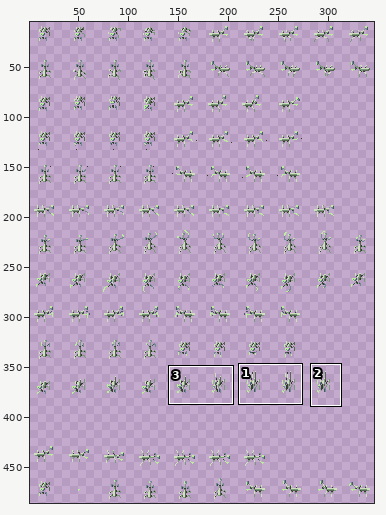
Sprite sheet: Bugfixes and QOL/img/people/mantis_layer1.png. Above: a wide view before the commit, with the close-up outlined.
Close-up. Earlier state:
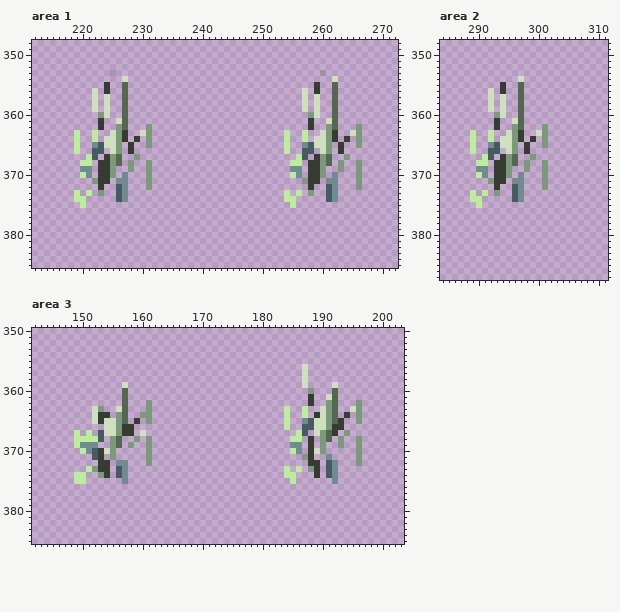
The file is 350x490 pixels. Pixels under 10% opacity are left out. Shown: area 1: x 212..272, y 348..385; area 2: x 284..311, y 348..387; area 3: x 142..203, y 350..385. The old version is drawn lined up with the new one. The wide view leaves out empty margins. The commit also changed other parts of the picture, which this record leaves out.
Now the later version:
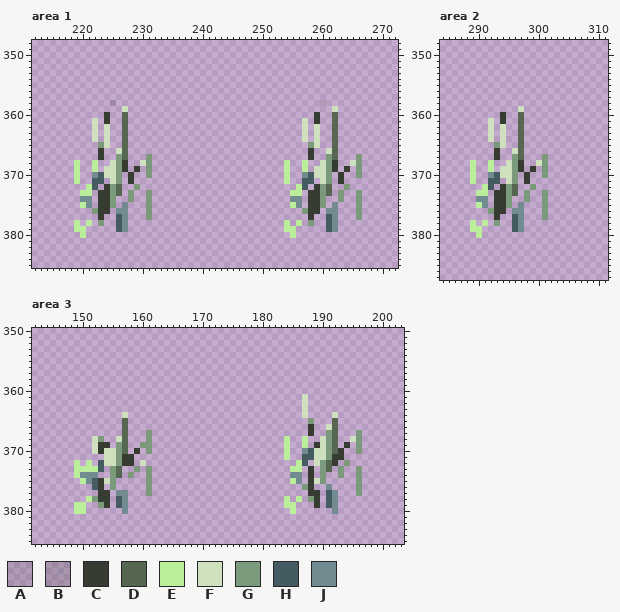
Palette (. is transparent): A #212b1a20  B #212b1a2c  C #363c31  D #556751  E #baee9a  F #cee0be  G #7b997b  H #445c61  J #728b91
The edit:
whole drawing moved by +0,+2 (the old picture is shown already moved)
Changed rows in their new state; - is an unchanged pixel.
Area 1:
first column x 219:
353 ------.----------------------------------.------
354 --------.----------------------------------.----
355 -----.--.-------------------------------.--.----
356 ---.-.--.-----------------------------.-.--.----
357 ---.-.--.-----------------------------.-.--.----
358 ---.-.B-.-----------------------------.-.A-.----
359 ---.-.--F-----------------------------.-.--F----
360 ----.C---------------------------------.C-------
361 ---F.C-.------------------------------F.C-.-----
362 ---F.F-.----.-------------------------F.F-.----.
363 .--F-F..D--..----------------------.--F-F..D--..
364 .--F--..D-.-.----------------------.--F--..D-.-.
365 .--.G-..D.--.----------------------.--.G-..D.--.
366 .--.C-.FD.-------------------------.--.C-.FD.---
367 --..C..GD-.-G------------------------..C..GD-.-G
368 E..E..FGC.-F-----------------------E..E..FGC.-F-
369 E..E.FFGC.C------------------------E..E.FFGC.C--
370 E..JHFFG.C-------------------------E..JHFFG.C---
371 E--HH.FG.C--.----------------------E--HH.FG.C--.
372 --EH.CGD.-G-.------------------------EH.CGD.-G-.
373 .E--CCGD.G--G----------------------.E--CCGD.G--G
374 .JJ-CCG..G--G----------------------.JJ-CCG..G--G
375 --J-CCG-J---G------------------------J-CCG-J---G
376 ---GCC-JJ---G-------------------------GCC-JJ---G
377 ----C--HJ---G--------------------------C--HJ---G
378 E-E-G--HJ--------------------------E-E-G--HJ----
379 EE-----HJ--------------------------EE-----HJ----
380 -E----------------------------------E-----------
Area 2:
first column x 289:
354 --------.----
355 -----.--.----
356 ---.-.--.----
357 ---.-.--.----
358 ---.-.--.----
359 ---.-.--F----
360 ----.C-------
361 ---F.C-.-----
362 ---F.F-.----.
363 .--F-F..D--..
364 .--F--..D-.-.
365 .--.G-..D.--.
366 .--.C-.FD.---
367 --..C..GD-.-G
368 E..E..FGC.-F-
369 E..E.FFGC.C--
370 E..JHFFG.C---
371 E--HH.FG.C--.
372 --EH.CGD.-G-.
373 .E--CCGD.G--G
374 .JJ-CCG..G--G
375 --J-CCG-J---G
376 ---GCC-JJ---G
377 ----C--HJ---G
378 E-E-G--HJ----
379 EE-----HJ----
380 -E-----------
Area 3:
first column x 149:
356 --------------------------------------.---------
357 --------------------------------------.---------
358 --------------------------------------.---------
359 --------.-----------------------------.----.----
360 --------.------------------------------.---.----
361 --------.-----------------------------F.--..----
362 --------.---.-------------------------F.--..---.
363 ---..--..---.----------------------.--F--...--..
364 ---...-.F--..----------------------.--F-...F-.-.
365 ---.....--.-.----------------------.--.G...-.--.
366 -----...D.-------------------------.--.C..FD.---
367 .-.-....D.-.G------------------------..C..GD-.-G
368 ...FG-.FD-.------------------------E..E.-FGD.-F-
369 ...FCC.GD.-G-----------------------E..E.CFGD.C--
370 -..F--FGD-C------------------------E..JH-FGDC---
371 ---..FFGCC--.----------------------E--HHFFGCC--.
372 E-E-HFFGCC-F.------------------------EH.FGDC-G-.
373 EE-EH.GD.-G-G----------------------.E--C.GD.G--G
374 -JJJ..GD.G--G----------------------.JJ-C.G..G--G
375 .-JHCFG-.---G------------------------J-CFG-.---G
376 ---HC-G-----G-------------------------GC--J----G
377 ----CC-JJ---G--------------------------CC-HJ---G
378 --EGCC-HJ--------------------------E-E-GC-HJ----
379 EE--GC-HJ--------------------------EE---C-HJ----
380 EE------J---------------------------E------J----
Boxes around the changes in both close-ups, in picture pixels (x1, y1, x2, y2):
changed: (74, 70, 152, 238)
changed: (284, 70, 362, 238)
changed: (470, 76, 548, 238)
changed: (284, 364, 362, 514)
changed: (74, 382, 152, 514)
